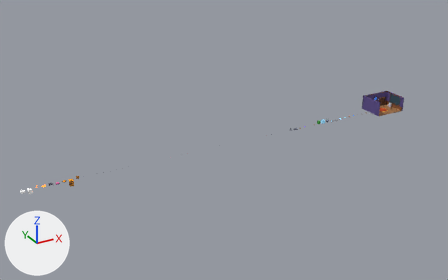
The glTF model src/models/assets.glb, before and after one commit.
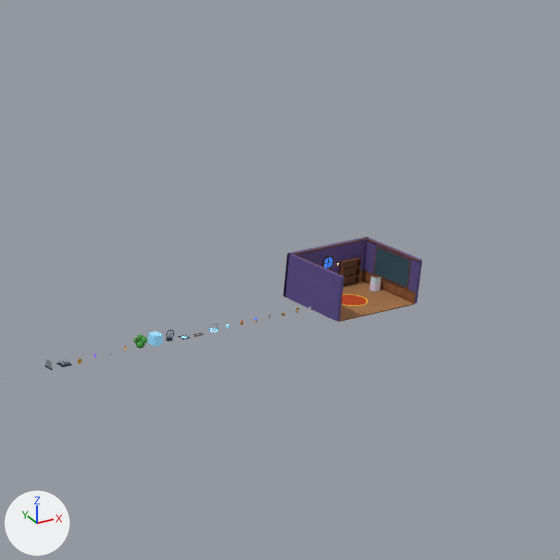
Each version appears first whole from a camera (50 mm lens) standing at (-20.1, -131.7, 67.4) and looking at (54.0, 3.1, 0.0), and next in a close-up on the part from 62% to 100% of the width and 7% to 67% of the height. Lighting does not change. The marker at lower left points along +X, +Y and +Z. The last two pictures show the newer version. Where no turn or scale is listed for an object, it has been applied to the vertices.

The first close-up shows 'cold_vent_grate', 'fan_ring', 'ice_block', 'rail_station_base', 'room_board_felt', 'room_board_frame', 'room_bookcase_right', 'room_floor', 'room_floor_base', 'room_rug', 'room_rug_edge', 'room_vitrina_right_glass', 'room_vitrina_right_pedestal', 'room_wainscot', 'room_wainscot_panels', 'room_walls', 'room_window_frame', 'room_window_glass' and 3 more.
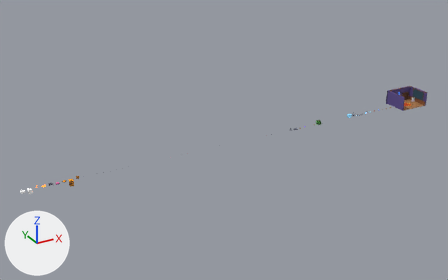
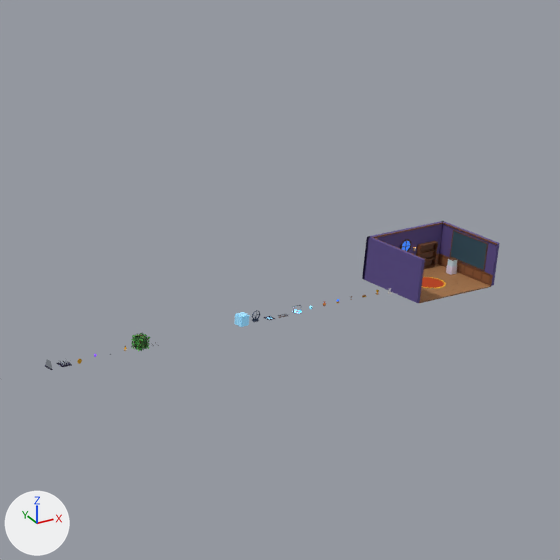
The change in detail:
Material 'IvyCore' (mat_ivycore) is new.
Its base color is (0.0137, 0.0742, 0.0176) (dark green #1f4d24).
Its roughness is 0.9.
Mesh me_plant_leaf_dark is new.
It has 517 vertices, 470 faces and spans x -0.597..0.607, y -0.596..0.582, z -0.082..1.196.
It uses material mat_leafdark (dark green #2a6e2f).
Mesh me_plant_core is new.
It has 24 vertices, 44 faces and spans x -0.42..0.42, y -0.42..0.42, z 0.0..1.02.
It uses material mat_ivycore (dark green #1f4d24).
Object 'cold_vent_grate' (ob_cold_vent_grate) moves from (88.0, 0.0, 0.0) to (97.6, 0.0, 0.0).
Object 'fan_ring' (ob_fan_ring) moves from (86.4, 0.0, 0.62) to (96.0, 0.0, 0.62).
Object 'ice_block' (ob_ice_block) moves from (84.8, 0.0, 0.0) to (94.4, 0.0, 0.0).
Object 'room_board_felt' (ob_room_board_felt) moves from (107.2, 0.0, 0.0) to (116.8, 0.0, 0.0).
Object 'room_board_frame' (ob_room_board_frame) moves from (107.2, 0.0, 0.0) to (116.8, 0.0, 0.0).
Object 'room_bookcase_right' (ob_room_bookcase_right) moves from (107.2, 0.0, 0.0) to (116.8, 0.0, 0.0).
Object 'room_floor' (ob_room_floor) moves from (107.2, 0.0, 0.0) to (116.8, 0.0, 0.0).
Object 'room_floor_base' (ob_room_floor_base) moves from (107.2, 0.0, 0.0) to (116.8, 0.0, 0.0).
Object 'room_rug' (ob_room_rug) moves from (107.2, 0.0, 0.0) to (116.8, 0.0, 0.0).
Object 'room_rug_edge' (ob_room_rug_edge) moves from (107.2, 0.0, 0.0) to (116.8, 0.0, 0.0).
Object 'room_vitrina_right_glass' (ob_room_vitrina_right_glass) moves from (107.2, 0.0, 0.0) to (116.8, 0.0, 0.0).
Object 'room_vitrina_right_pedestal' (ob_room_vitrina_right_pedestal) moves from (107.2, 0.0, 0.0) to (116.8, 0.0, 0.0).
Object 'room_wainscot' (ob_room_wainscot) moves from (107.2, 0.0, 0.0) to (116.8, 0.0, 0.0).
Object 'room_wainscot_panels' (ob_room_wainscot_panels) moves from (107.2, 0.0, 0.0) to (116.8, 0.0, 0.0).
Object 'room_walls' (ob_room_walls) moves from (107.2, 0.0, 0.0) to (116.8, 0.0, 0.0).
Object 'room_window_frame' (ob_room_window_frame) moves from (107.2, 3.45, 0.0) to (116.8, 3.45, 0.0).
Object 'room_window_glass' (ob_room_window_glass) moves from (107.2, 0.0, 0.0) to (116.8, 0.0, 0.0).
Object 'rail_station_base' (ob_rail_station_base) moves from (91.2, 0.0, 0.0) to (100.8, 0.0, 0.0).
Object 'plant_leaf_dark' (ob_plant_leaf_dark) is new; it shows me_plant_leaf_dark.
Its location is (83.2, 0.0, 0.0).
Object 'plant_core' (ob_plant_core) is new; it shows me_plant_core.
Its location is (83.2, 0.0, 0.0).

Pixel boxes [x1, y1, x2, y2] of what changed, in the close-ups (560 x 560 px):
'room_walls', moved: before [283, 237, 422, 321]; after [362, 221, 500, 303]
'room_floor', moved: before [339, 281, 414, 322]; after [419, 264, 490, 303]
'room_board_felt', moved: before [374, 247, 410, 287]; after [450, 231, 487, 270]
'room_wainscot', moved: before [293, 238, 420, 321]; after [372, 222, 497, 296]
'room_bookcase_right', moved: before [339, 257, 362, 287]; after [416, 241, 438, 269]
'room_wainscot_panels', moved: before [359, 272, 413, 300]; after [436, 256, 490, 283]
'room_rug', moved: before [341, 295, 367, 305]; after [422, 277, 444, 288]
'ice_block', moved: before [148, 331, 163, 347]; after [234, 312, 250, 327]
'room_board_frame', moved: before [373, 246, 411, 288]; after [450, 230, 488, 271]
'room_vitrina_right_pedestal', moved: before [369, 282, 381, 292]; after [446, 265, 457, 275]
'room_vitrina_right_glass', moved: before [371, 276, 381, 284]; after [447, 259, 457, 267]
'room_window_glass', moved: before [324, 257, 333, 268]; after [402, 241, 410, 251]
'room_window_frame', moved: before [322, 256, 334, 269]; after [400, 239, 412, 252]
'room_rug_edge', moved: before [341, 294, 368, 306]; after [421, 277, 446, 288]
'plant_core', added: after [134, 336, 147, 349]
'room_floor_base', moved: before [342, 304, 413, 321]; after [420, 286, 491, 303]
'fan_ring', moved: before [166, 330, 174, 339]; after [252, 310, 260, 320]
'rail_station_base', moved: before [208, 329, 218, 333]; after [292, 310, 302, 314]
'cold_vent_grate', moved: before [178, 335, 190, 340]; after [264, 316, 275, 320]
'plant_leaf_dark', added: after [132, 334, 149, 351]
